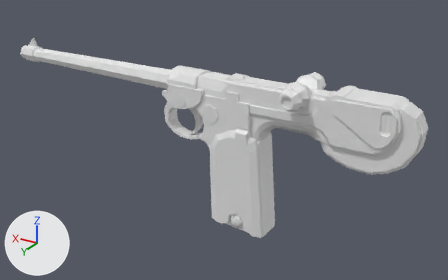
The Blender file Luger.blend as it was, and as the next commit left it.
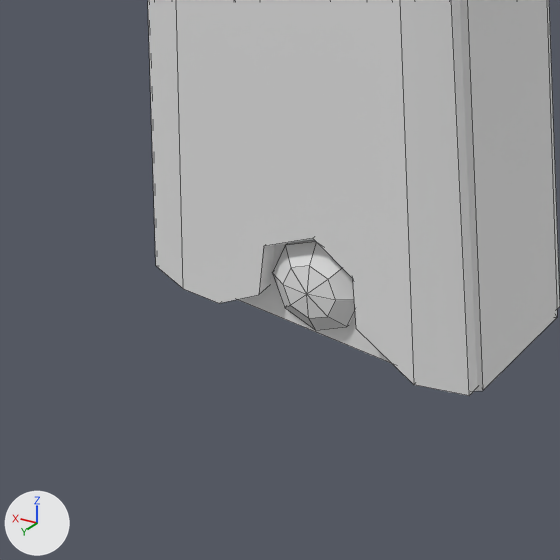
The first picture shows the older version from a 50 mm lens placed at (-5.51, 8.97, 4.85), pointed at (0.07, -0.33, 0.2). The close-ups show both versions on the part from 42% to 61% of the width and 63% to 94% of the height of that picture; other places that the commit changed are outside them. Every picture has the same lights, and +X, +Y and +Z are marked at lower left. The close-ups show mesh edges as thin lines.

Script lines for the objects in view, before the commit:
```python
me_cube_001 = bpy.data.meshes.new('Cube.001')
me_cube_001.from_pydata(...)  # 260 vertices, 281 faces; spans x -10.47..4.46, y -1.14..1.14, z -4.18..5.79
me_cube_003 = bpy.data.meshes.new('Cube.003')
me_cube_003.from_pydata(...)  # 76 vertices, 74 faces; spans x -1.24..1.76, y -1.25..1.25, z -2.89..2.64
me_cylinder_002 = bpy.data.meshes.new('Cylinder.002')
me_cylinder_002.from_pydata(...)  # 50 vertices, 48 faces; spans x -1.0..1.0, y -1.0..1.0, z -1.18..1.18
ob_cube = bpy.data.objects.new('Cube', me_cube_001)
ob_cube.location = (-0.234, 0.0, -0.022)
ob_cube.scale = (0.298, 0.281, 0.298)
ob_cube_002 = bpy.data.objects.new('Cube.002', me_cube_003)
ob_cube_002.location = (-0.643, 0.0, -0.211)
ob_cube_002.scale = (0.362, 0.279, 0.362)
ob_cylinder_001 = bpy.data.objects.new('Cylinder.001', me_cylinder_002)
ob_cylinder_001.location = (-0.586, 0.0, -1.048)
ob_cylinder_001.rotation_euler = (1.571, 0.0, 0.0)  # degrees (90, 0, 0)
ob_cylinder_001.scale = (0.147, 0.147, 0.296)
```
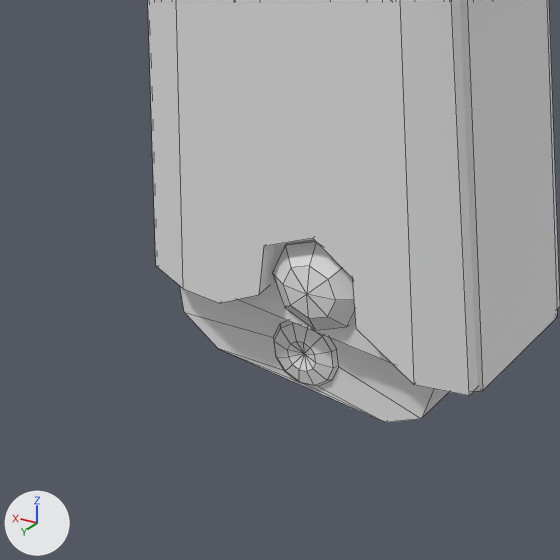
What differs and where, as boxes [x1, y1, x2, y2] in the close-ups (560 x 560 px):
'Cube.008', added
    after: [180, 286, 448, 422]

Edits to the bpy script that builds the scene:
```text
Add me_cube:
    me_cube.from_pydata(...)  # 138 vertices, 142 faces; spans x -1.18..1.67, y -0.67..0.67, z -2.01..6.18
Add ob_cube_008:
    ob_cube_008 = bpy.data.objects.new('Cube.008', me_cube)
    ob_cube_008.location = (-0.527, 0.0, -0.784)
    ob_cube_008.scale = (0.357, 0.339, 0.357)
```
